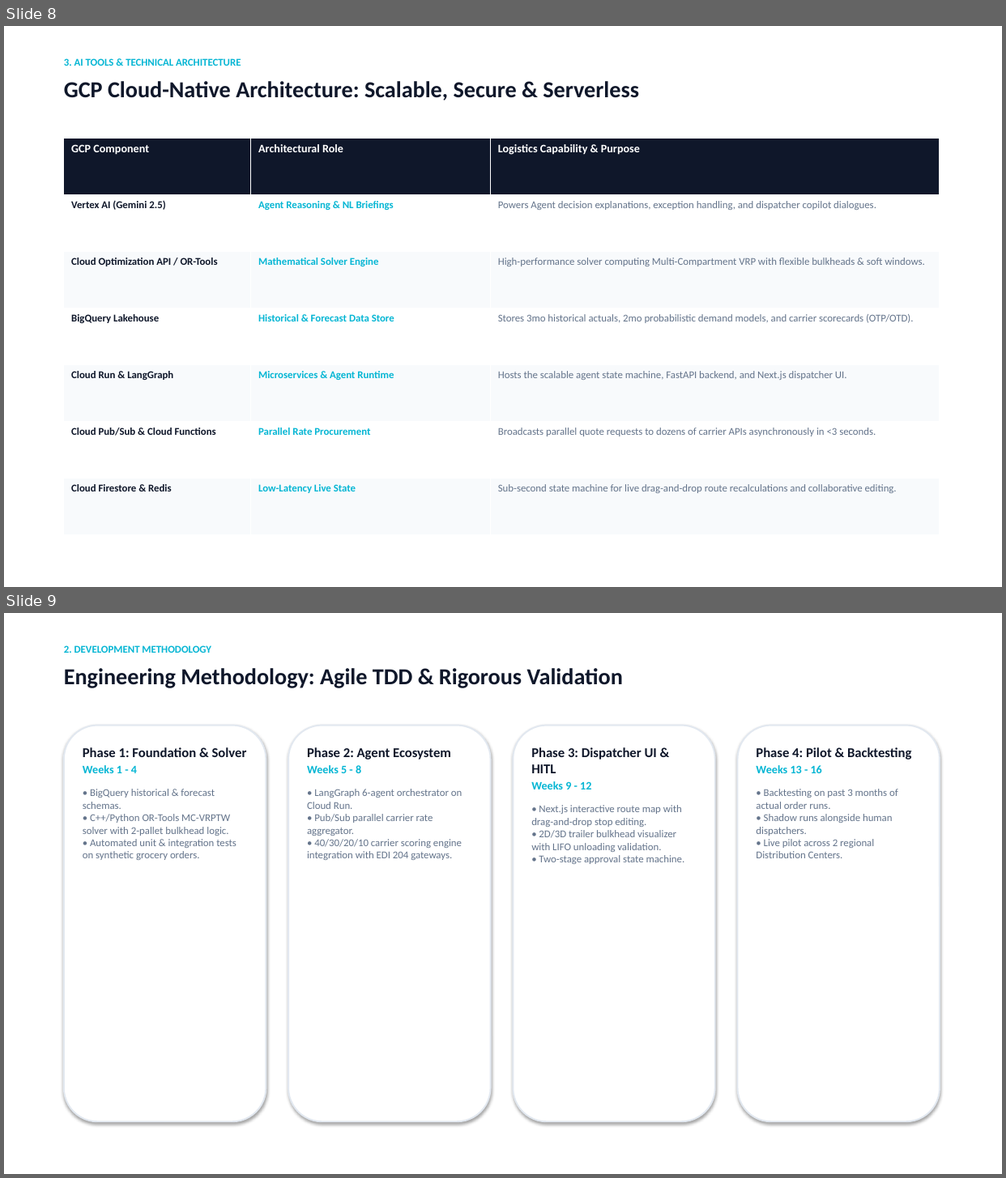
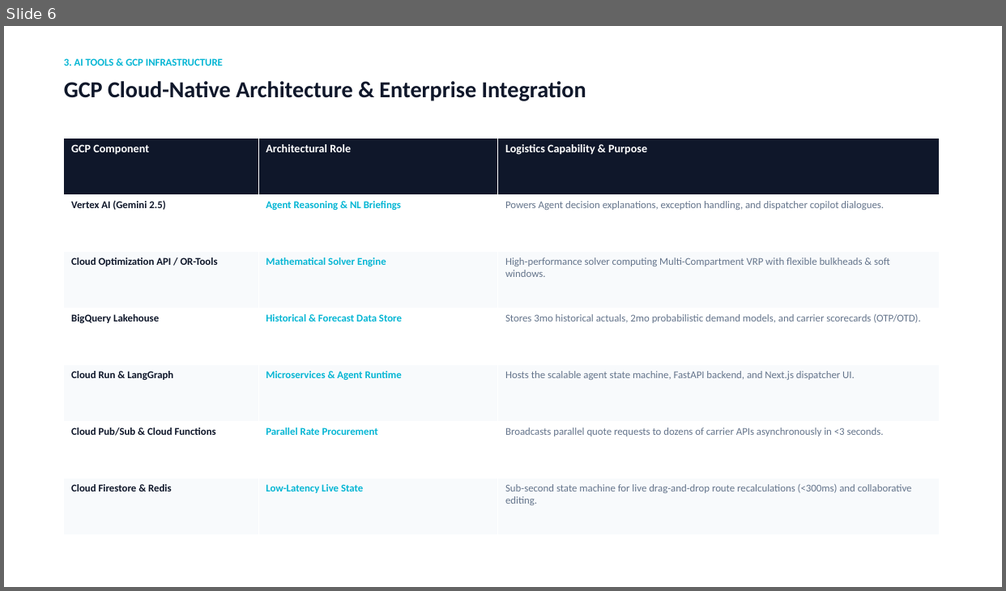
Before and after one commit to goyalpushkar/agentic-route-optimization, a slide deck: Wholesale_Grocery_Route_Optimization_Executive_Deck.pptx. Shown one above the other, each under a label of ours: slides 8 and 9 before the commit, slide 6 after it. The pictures are 1006x1178 and 1006x591 pixels, drawn with LibreOffice and Linux fonts; fonts in the diff are those of the drawing. Boxes give left, top, right and bottom in pixels: in the first picture for what was removed or moved away, otherwise in the second. Text is boxed around its words. In the diff, an @@ line names an element or a change of style, - is before the commit and + after.

```diff
--- a/Wholesale_Grocery_Route_Optimization_Executive_Deck.pptx
+++ b/Wholesale_Grocery_Route_Optimization_Executive_Deck.pptx
@@ slide 9 removed at box(4, 613, 1002, 1174), background #FFFFFF @@
@@ text removed at box(64, 645, 211, 653) @@
-2. DEVELOPMENT METHODOLOGY
@@ text removed at box(64, 668, 623, 688) @@
-Engineering Methodology: Agile TDD & Rigorous Validation
@@ rounded rectangle removed at box(64, 726, 266, 1122) @@
@@ rounded rectangle removed at box(288, 726, 491, 1122) @@
@@ rounded rectangle removed at box(513, 726, 715, 1122) @@
@@ rounded rectangle removed at box(738, 726, 940, 1122) @@
@@ text removed at box(83, 747, 247, 860) @@
-Phase 1: Foundation & Solver
-Weeks 1 - 4
-• BigQuery historical & forecast schemas.
-• C++/Python OR-Tools MC-VRPTW solver with 2-pallet bulkhead logic.
-• Automated unit & integration tests on synthetic grocery orders.
@@ text removed at box(307, 747, 462, 860) @@
-Phase 2: Agent Ecosystem
-Weeks 5 - 8
-• LangGraph 6-agent orchestrator on Cloud Run.
-• Pub/Sub parallel carrier rate aggregator.
-• 40/30/20/10 carrier scoring engine integration with EDI 204 gateways.
@@ text removed at box(531, 747, 685, 864) @@
-Phase 3: Dispatcher UI & HITL
-Weeks 9 - 12
-• Next.js interactive route map with drag-and-drop stop editing.
-• 2D/3D trailer bulkhead visualizer with LIFO unloading validation.
-• Two-stage approval state machine.
@@ text removed at box(756, 747, 911, 858) @@
-Phase 4: Pilot & Backtesting
-Weeks 13 - 16
-• Backtesting on past 3 months of actual order runs.
-• Shadow runs alongside human dispatchers.
-• Live pilot across 2 regional Distribution Centers.
@@ what was slide 8 is now slide 6 @@
@@ slide 6 changed as well @@
@@ text at box(64, 58, 223, 66): text changed @@
-3. AI TOOLS & TECHNICAL ARCHITECTURE
+3. AI TOOLS & GCP INFRASTRUCTURE
@@ text at box(64, 81, 586, 101): text changed @@
-GCP Cloud-Native Architecture: Scalable, Secure & Serverless
+GCP Cloud-Native Architecture & Enterprise Integration
@@ table at box(64, 139, 940, 535) @@
-row 7, column 3: Sub-second state machine for live drag-and-drop route recalculations and collaborative editing.
+row 7, column 3: Sub-second state machine for live drag-and-drop route recalculations (<300ms) and collaborative editing.
```
Also in this commit, not shown: 3 other slides changed, 4 slides added, 6 other slides removed, 22 other files.
